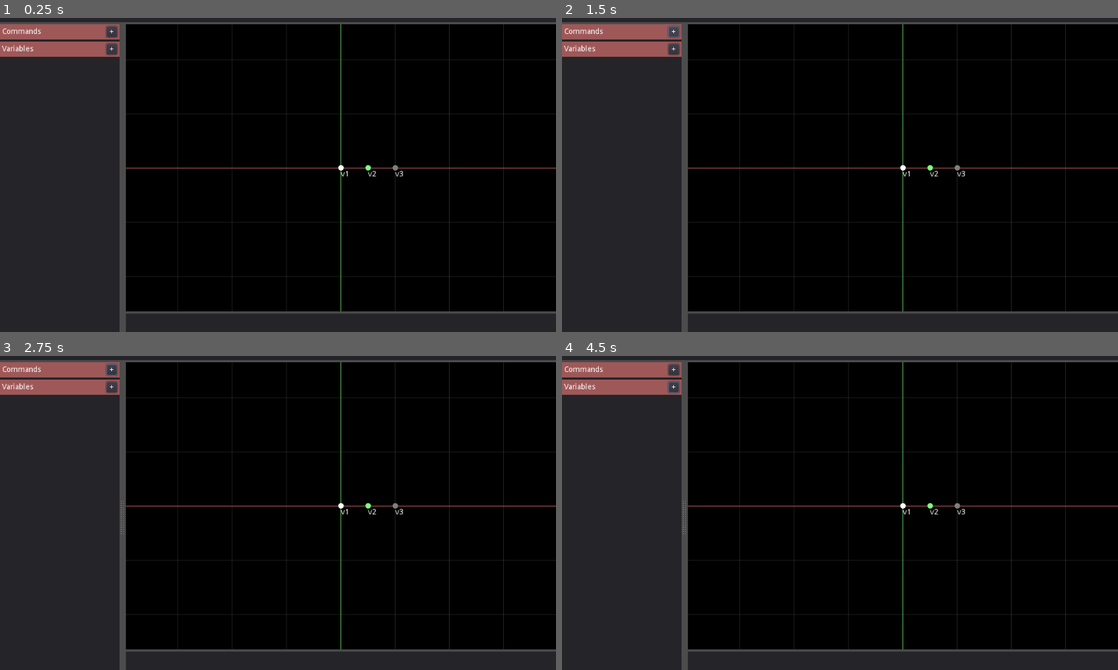
Above: before the commit, frames 1-4 (two rows, left to right).
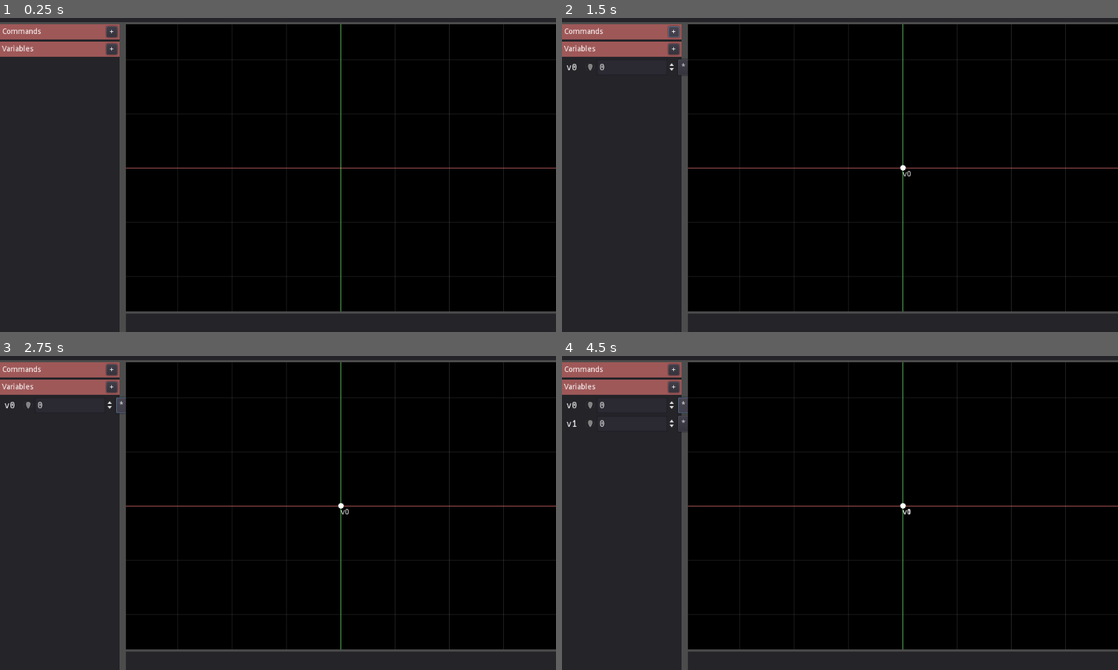
Above: after the commit, the same moments.

Repository: ffdd270/visualizer-calc
Game: Godot game, scene res://scenes/Main.tscn
Two runs of this game, one before a commit and one after it. Both use one fixed random seed, a clock stepped at 60 frames per second and the inputs below.
Inputs (mouse positions are in pixels of both pictures, inside the frame that each line leads up to):
- Up to frame 1 (0.25 s): no input
- Up to frame 2 (1.5 s): click "+" at 0.5 s; click "+" at 1.25 s
- Up to frame 3 (2.75 s): click (122, 406) at 2 s, where only the run after the commit has a clickable "*"
- Up to frame 4 (4.5 s): click "+" at 2.75 s; click "+" at 3.5 s; click (684, 406) at 4.25 s, where only the run after the commit has a clickable "*"

The runs differ from the first frame. In frame 1, less than 0.1% of the frame differs, in the area x 60-73%, y 46-51%; in frame 2, 0.2%; in frame 3, 0.2%; in frame 4, 0.3%, in the area x 0-73%, y 8-57%.
Error before the commit: Attempt to call function 'set_project' in base 'null instance' on a null instance. (res://src/Main.gd:19)

Commit message:
값 인스펙터

Diff:
--- /dev/null
+++ b/scenes/FunctionItem.tscn
@@ -0,0 +1,49 @@
+[gd_scene load_steps=4 format=2]
+
+[ext_resource path="res://fonts/hack_regular_small_font.tres" type="DynamicFont" id=1]
+[ext_resource path="res://src/FunctionItem.gd" type="Script" id=2]
+[ext_resource path="res://spr/dot.png" type="Texture" id=3]
+
+[node name="FunctionItem" type="Control"]
+anchor_right = 1.0
+anchor_bottom = 1.0
+margin_right = -727.0
+margin_bottom = -576.0
+rect_min_size = Vector2( 0, 24 )
+script = ExtResource( 2 )
+
+[node name="SelectionBg" type="ColorRect" parent="."]
+anchor_right = 1.0
+anchor_bottom = 1.0
+mouse_filter = 2
+color = Color( 0.156863, 0.266667, 0.356863, 1 )
+__meta__ = {
+"_edit_use_anchors_": false
+}
+
+[node name="HBoxContainer" type="HBoxContainer" parent="."]
+anchor_right = 1.0
+anchor_bottom = 1.0
+__meta__ = {
+"_edit_use_anchors_": false
+}
+
+[node name="CenterContainer" type="CenterContainer" parent="HBoxContainer"]
+margin_right = 16.0
+margin_bottom = 24.0
+
+[node name="TextureRect" type="TextureRect" parent="HBoxContainer/CenterContainer"]
+margin_top = 4.0
+margin_right = 16.0
+margin_bottom = 20.0
+texture = ExtResource( 3 )
+
+[node name="Label" type="Label" parent="HBoxContainer"]
+margin_left = 20.0
+margin_top = 3.0
+margin_right = 297.0
+margin_bottom = 20.0
+size_flags_horizontal = 3
+custom_fonts/font = ExtResource( 1 )
+text = "f(x) = <empty>"
+clip_text = true
--- a/scenes/Main.tscn
+++ b/scenes/Main.tscn
@@ -1,9 +1,10 @@
-[gd_scene load_steps=5 format=2]
+[gd_scene load_steps=6 format=2]
 
 [ext_resource path="res://src/GraphView.gd" type="Script" id=1]
 [ext_resource path="res://scenes/PointLabel.tscn" type="PackedScene" id=2]
 [ext_resource path="res://src/Main.gd" type="Script" id=3]
 [ext_resource path="res://src/Variables.gd" type="Script" id=4]
+[ext_resource path="res://src/Commands.gd" type="Script" id=5]
 
 [node name="Main" type="Control"]
 anchor_right = 1.0
@@ -38,6 +39,7 @@
 margin_bottom = 28.0
 rect_min_size = Vector2( 0, 28 )
 color = Color( 0.627451, 0.34902, 0.34902, 1 )
+script = ExtResource( 5 )
 
 [node name="HBoxContainer" type="HBoxContainer" parent="MainView/Spliter/Panel/Left/Commands"]
 anchor_right = 1.0
@@ -110,4 +112,5 @@
 margin_bottom = 574.0
 rect_min_size = Vector2( 0, 40 )
 
+[connection signal="variable_changed" from="MainView/Spliter/Panel/Left/Variables" to="." method="_on_variable_changed"]
 [connection signal="pressed" from="MainView/Spliter/Panel/Left/Variables/HBoxContainer/AddVariable" to="." method="_on_AddVariable_pressed"]
--- /dev/null
+++ b/src/Commands.gd
@@ -0,0 +1,51 @@
+extends ColorRect
+
+const FunctionItem = preload("res://src/FunctionItem.gd")
+const FunctionItemScene = preload("res://scenes/FunctionItem.tscn")
+
+# Declare member variables here. Examples:
+# var a = 2
+# var b = "text"
+
+
+onready var _container = get_parent() as Control
+var _selected_command_name = ""
+var _project : ProjectData = null
+
+# Called when the node enters the scene tree for the first time.
+func _ready():
+	pass # Replace with function body.
+
+func _update_function_list():
+	var commands = _project.get_command_list()
+	commands.sort()
+
+	var index = get_index() + 1
+
+	for i in len(commands):
+		var f = commands[i]
+		var fi = _container.get_child(index)
+
+		if not fi is FunctionItem:
+			fi = FunctionItemScene.instance()
+			fi.connect("clicked", self, "_on_function_item_clicked", [fi])
+			_container.add_child(fi)
+			_container.move_child(fi, index)
+
+		fi.set_label(f.command_name, f.command)
+		fi.set_color(f.color)
+		fi.set_selected(f.command_name == _selected_command_name)
+
+		index += 1
+
+	while index < get_index():
+		var child = _container.get_child(index)
+		if child is FunctionItem:
+			child.queue_free()
+			index += 1
+
+
+
+# Called every frame. 'delta' is the elapsed time since the previous frame.
+#func _process(delta):
+#	pass
--- /dev/null
+++ b/src/FunctionItem.gd
@@ -0,0 +1,33 @@
+extends Control
+
+signal clicked
+
+onready var _label = $HBoxContainer/Label
+onready var _color_dot = $HBoxContainer/CenterContainer/TextureRect
+onready var _selection_bg = $SelectionBg
+
+var _function_name = ""
+
+
+func get_item_name():
+	return _function_name
+
+
+func set_color(color):
+	_color_dot.modulate = color
+
+
+func set_label(fname, formula):
+	_function_name = fname
+	_label.text = str(fname, "(x) = ", formula)
+
+
+func _gui_input(event):
+	if event is InputEventMouseButton:
+		if event.pressed:
+			if event.button_index == BUTTON_LEFT or event.button_index == BUTTON_RIGHT:
+				emit_signal("clicked")
+
+
+func set_selected(s):
+	_selection_bg.visible = s
--- a/src/GraphView.gd
+++ b/src/GraphView.gd
@@ -17,10 +17,21 @@
 
 # Engine Callback Functions
 func _ready():
-	points.append( PointRender.new(Vector2(0 , 0), Color(1, 1, 1, 1), 0.05, "v1", label, self) )
-	points.append( PointRender.new(Vector2(0.5, 0), Color(0.5, 1, 0.5, 1), 0.05, "v2", label, self) )
-	points.append( PointRender.new(Vector2(1, 0), Color(0.5, 0.5, 0.5, 1), 0.05, "v3", label, self) )
+	pass
 
+
+func _gui_input(event):
+	if event is InputEventMouseMotion:
+		if Input.is_mouse_button_pressed(BUTTON_MIDDLE):
+			_view_offset += Vector2(-event.relative.x, event.relative.y) / _view_scale
+			update()
+	elif event is InputEventMouseButton:
+		var factor = 1.1
+		match event.button_index:
+			BUTTON_WHEEL_UP:
+				_add_zoom(factor, event.position)
+			BUTTON_WHEEL_DOWN:
+				_add_zoom(1.0 / factor, event.position)
 
 func _draw_grid():
 	var step = _grid_step
@@ -70,16 +81,36 @@
 	# 격자 그리기
 	_draw_grid()
 
+	# 이미 있는 노드 탐색.
+	var exist_name_hash = {}
+	for i in len(points):
+		exist_name_hash[points[i].get_text()] = i
+
+	# 프로젝트에서 데이터를 가져옴. 새로 온 거면 추가.
+	var variables = _project.get_variable_list()
+	for v in variables:
+		var value = v.variable
+		var color = v.variable_color
+		var text =  v.variable_name
+		# 지금은 모두 Float이라고 가정
+		var pos = Vector2(value, 0)
+
+		# 있다면 생성
+		if not exist_name_hash.has(text):
+			var point = PointRender.new(pos, color, DEFAULT_POINT_SIZE, text, label, self)
+			points.append(point)
+		else: # 없다면 갱신
+			var index = exist_name_hash[text]
+			points[index].update(pos, color, text)
+
 	# 점 그리기
 	for i in points:
-		var pixel_pos = (i._pos) * _view_scale
+		var pixel_pos = (i.get_pos()) * _view_scale
 		var parent_pos = size / 2 + pixel_view_offset
 		var label_offset = Vector2(0, 5)
+
 		i._label.rect_position = parent_pos + pixel_pos + label_offset
-		#i._label.scale = Vector2(_view_scale.x, -_view_scale.y)
-		#i._label.rect_position.x = pixel_pos.x
-		#i._label.rect_position.y = pixel_pos.y
-		draw_circle(i._pos*_grid_step, i._size, i._color)
+		draw_circle(i.get_pos()*_grid_step, i.get_size(), i.get_color())
 
 
 # --- User Defined Functions
@@ -92,6 +123,13 @@
 func set_project(project):
 	_project = project
 
+
+func _add_zoom(factor, mpos):
+	var gpos = _pixel_to_graph_position(mpos)
+	_view_scale *= factor
+	var gpos2 = _pixel_to_graph_position(mpos)
+	_view_offset += gpos - gpos2
+	update()
 
 # --- Render Data Classes
 
@@ -110,3 +148,21 @@
 		_text = text
 		_label.text = _text
 		parent.add_child(_label)
+
+	func get_text():
+		return _text
+
+	func get_pos():
+		return _pos
+
+	func get_size():
+		return _size
+
+	func get_color():
+		return _color
+
+	func update(pos : Vector2, color : Color, text : String):
+		_pos = pos
+		_color = color
+		_text = text
+		_label.text = _text
--- a/src/Main.gd
+++ b/src/Main.gd
@@ -3,7 +3,7 @@
 const ProjectData = preload("res://src/ProjectData.gd")
 
 onready var _graph_view = $MainView/Spliter/Right/GraphView
-onready var _variable_view = $MainView/Spliter/Left/Variables
+onready var _variable_view = $MainView/Spliter/Panel/Left/Variables
 
 var _project : ProjectData = null
 
@@ -27,4 +27,9 @@
 func _on_AddVariable_pressed():
 	_project.add_float_variable(0.0)
 	_variable_view.update_variables()
-	#_graph_view.update()
+	_graph_view.update()
+
+func _on_variable_changed():
+	print("_on_variable_change!")
+	#_variable_view.update_variables()
+	_graph_view.update()
--- a/src/ProjectData.gd
+++ b/src/ProjectData.gd
@@ -1,22 +1,48 @@
 class_name ProjectData
 
 class FloatVariable:
-	var varaible_name : String = ""
+	var variable_color : Color = Color(1,1,1,1)
+	var variable_name : String = ""
 	var variable : float = 0.0
+
+class Commands:
+	var command_color = Color(1,1,1,1)
+	var command_name = ""
+	var command = ""
 
 
 var _variables : Array = []
-
+var _commands : Array = []
 
 
 func add_float_variable(number : float):
 	var new_variable = FloatVariable.new()
 	new_variable.variable = number
-	new_variable.varaible_name = "v" +  str(len(_variables))
+	new_variable.variable_name = "v" +  str(len(_variables))
 	_variables.append(new_variable)
+
+func set_variable(varirable_name : String, value : float):
+	for variable in _variables:
+		if variable.variable_name == varirable_name:
+			variable.variable = value
+			return
+
+	print("NOT FOUND VARIABLE : " + varirable_name)
 
 func get_variable_length():
 	return len(_variables)
 
 func get_variable_list() -> Array:
 	return _variables
+
+func add_command(command : String):
+	var new_command = Commands.new()
+	new_command.command = command
+	new_command.command_name = "c" + str(len(_commands))
+	_commands.append(new_command)
+
+func get_command_list() -> Array:
+	return _commands
+
+func get_command_length():
+	return len(_commands)
--- a/src/Variables.gd
+++ b/src/Variables.gd
@@ -5,12 +5,21 @@
 
 const CursorItemScene = preload("res://scenes/CursorItem.tscn")
 
+signal command_selected(cname)
+signal variable_changed
+signal variable_settings_requested(cname)
+
+
 # Declare member variables here. Examples:
 # var a = 2
 # var b = "text"
 
 onready var _container = get_parent() as Control
 var _project : ProjectData = null
+var _min_value = -100
+var _max_value = 100
+var _step = 0.1
+var _selected_varaible_name = ""
 # Called when the node enters the scene tree for the first time.
 func _ready():
 	pass # Replace with function body.
@@ -18,30 +27,32 @@
 func set_project(project):
 	_project = project
 
-func _update_cursors_list():
-	var cursor_names : Array = _project.get_variables()
+func update_variables():
+	_update_varaible_list()
+
+func _update_varaible_list():
+	var varaibles := _project.get_variable_list()
 	var index := get_index() + 1
 
-	for i in len(cursor_names):
-		var cname := cursor_names[i] as String
-		var c = _project.get_cursor_by_name(cname)
-
+	for i in len(varaibles):
+		var c = varaibles[i]
 		var ci
 		if index < _container.get_child_count():
 			ci = _container.get_child(index)
 
+		# 없으면 만들고 훅업.
 		if ci == null or not (ci is CursorItem):
 			ci = CursorItemScene.instance()
-			ci.connect("clicked", self, "_on_cursor_item_clicked", [ci])
-			ci.connect("value_changed", self, "_on_cursor_value_changed", [ci])
-			ci.connect("settings_clicked", self, "_on_cursor_settings_clicked", [ci])
+			ci.connect("clicked", self, "_on_variable_item_clicked", [ci])
+			ci.connect("value_changed", self, "_on_varaible_value_changed", [ci])
+			ci.connect("settings_clicked", self, "_on_varaible_settings_clicked", [ci])
 			_container.add_child(ci)
 			_container.move_child(ci, index)
 
-		ci.set_item_name(i)
-		ci.set_cursor_range(c.min_value, c.max_value, c.step)
-		ci.set_cursor_value(c.value)
-		ci.set_selected(i)
+		ci.set_item_name(c.variable_name)
+		ci.set_cursor_range(_min_value, _max_value, _step)
+		ci.set_cursor_value(c.variable)
+		ci.set_selected(c.variable_name == _selected_varaible_name)
 
 		index += 1
 
@@ -51,6 +62,23 @@
 			child.queue_free()
 		index += 1
 
+func _on_variable_item_clicked(varaible_item):
+	_selected_varaible_name = varaible_item.get_item_name()
+	_update_varaible_list()
+	emit_signal("cursor_selected", _selected_varaible_name)
+
+func _on_varaible_value_changed(value, varaible_item):
+	_project.set_variable(varaible_item.get_item_name(), value)
+	emit_signal("variable_changed")
+
+func select_variable(cname: String):
+	if _selected_varaible_name == cname:
+		return
+	_selected_varaible_name = cname
+	for i in _container.get_child_count():
+		var child = _container.get_child(i)
+		if child is CursorItem:
+			child.set_selected(child.get_item_name() == cname)
 
 
 # Called every frame. 'delta' is the elapsed time since the previous frame.
Binary file added: spr/dot.png
Not shown, added: spr/dot.png.import
